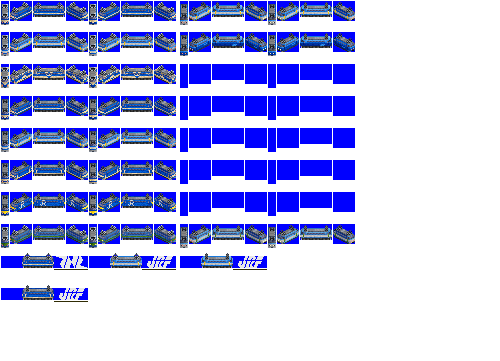
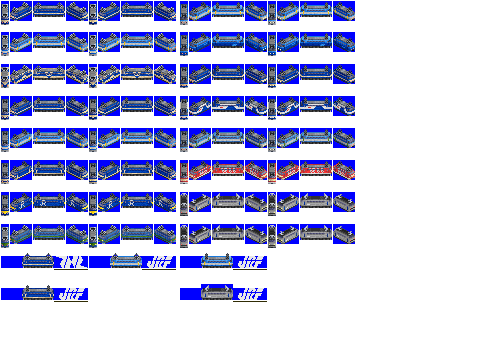
The second 500×361 image is a revision of the first. Changes to its layers:
painted on "overlay" over [180, 73, 355, 248]
painted on "pantos" over [181, 65, 352, 240]
painted on "cc" over [180, 130, 355, 248]
removed layer "ef66" over [1, 4, 355, 300]
added layer "ef66 2000" above "ef66 ser" over [180, 193, 355, 300]
added layer "ef66 ser" above "ef66 main" over [180, 162, 355, 184]
added layer "ef66 main" above "Pasted Layer" over [1, 4, 355, 300]
painted on "Pasted Layer" over [180, 288, 267, 302]
